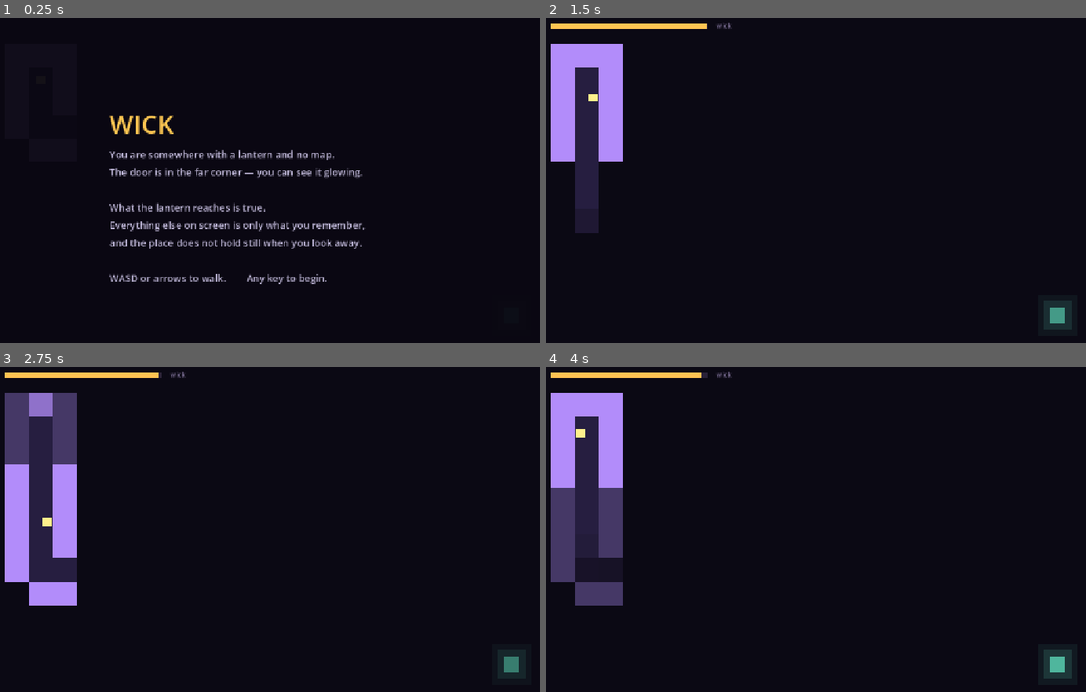
Above: before the commit, frames 1-4 (two rows, left to right).
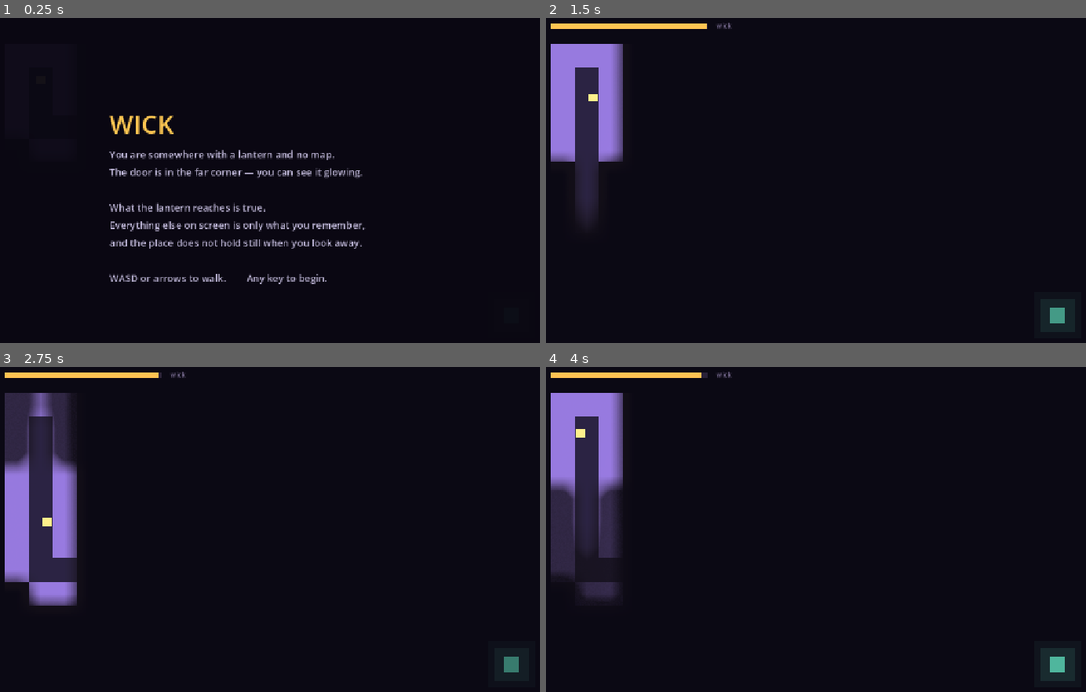
Above: after the commit, the same moments.

Repository: mistahuman/psychedelic-platformer
Game: Godot game, scene res://scenes/main.tscn
Two runs of this game, one before a commit and one after it. Both use one fixed random seed, a clock stepped at 60 frames per second and the inputs below.
Inputs:
- Up to frame 1 (0.25 s): no input
- Up to frame 2 (1.5 s): tap Enter at 0.5, 0.6, 1.35 s; hold D (move_right) 0.53-1.28 s; tap Space at 0.77 s; tap R (restart) at 1.25 s; hold S (move_down) from 1.28 s (still down)
- Up to frame 3 (2.75 s): tap Space at 1.52 s; release S (move_down) at 2.03 s; hold D (move_right) from 2.03 s (still down); tap Enter at 2.1 s
- Up to frame 4 (4 s): tap R (restart) at 2.75 s; release D (move_right) at 2.78 s; hold W (move_up) 2.78-3.53 s; tap Enter at 2.85, 3.6 s; tap Space at 3.02, 3.77 s; hold A (move_left) from 3.53 s (still down)

The runs differ from the first frame. In frame 2, 3.6% of the frame differs, in the area x 0-15%, y 7-67%; in frame 3, 5.7%, in the area x 0-15%, y 7-74%; in frame 4, 5.6%.

Commit message:
give wick sound and real light
Played and judged still prototype-grade, with two nameable reasons.

No audio. The strongest tell there is, and here it was doing mechanical damage:
the moment the lantern catches a memory being wrong is the point of the game and
it was announced only by a flash at the edge of vision. Every sound is generated
by tools/make_sounds.py from sines, filtered noise and envelopes — committed as a
script so they can be re-tuned rather than replaced. The drone is two low sines
detuned an eighth of a hertz apart so they beat; caught is an unresolved tritone
snapped off short; the door hums positionally from the exit; the heartbeat starts
under 28% wick.

The light was not light. Visibility was per-cell alpha, so the lantern was a
mosaic of 48px squares and the maze read as a diagram. Line of sight still has to
be computed per cell, but it is now uploaded as a 23x13 texture and sampled with
bilinear filtering, which turns the steps into a gradient. That inverted the
drawing: the maze is painted at full brightness and the lantern layer takes light
away, so "remembered" is dark because it is unlit rather than because it is a
second palette. A second texture channel carries "ever seen" and gives explored
cells a floor on their brightness — without it the remembered map, which is the
game, went black.

Structure is still missing: one maze, one attempt, no progression, no record.

Co-Authored-By: Claude Opus 5 <noreply@anthropic.com>
Claude-Session: https://claude.ai/code/session_014uSfj51PkUXkXSCW21Y7e5

Diff:
--- a/game/project.godot
+++ b/game/project.godot
@@ -13,6 +13,7 @@
 [autoload]
 
 Controls="*res://scripts/controls.gd"
+Sound="*res://scripts/sound.gd"
 
 [display]
 
--- a/game/scenes/main.tscn
+++ b/game/scenes/main.tscn
@@ -1,10 +1,23 @@
-[gd_scene load_steps=6 format=3]
+[gd_scene load_steps=9 format=3]
 
 [ext_resource type="PackedScene" path="res://scenes/player.tscn" id="1_player"]
 [ext_resource type="Script" path="res://scripts/maze.gd" id="2_maze"]
 [ext_resource type="Script" path="res://scripts/maze_view.gd" id="3_view"]
 [ext_resource type="Script" path="res://scripts/game.gd" id="4_game"]
 [ext_resource type="Script" path="res://scripts/hud.gd" id="5_hud"]
+[ext_resource type="Shader" path="res://shaders/lantern.gdshader" id="6_lantern"]
+[ext_resource type="Script" path="res://scripts/lighting.gd" id="7_lighting"]
+[ext_resource type="Script" path="res://scripts/beacons.gd" id="8_beacons"]
+
+[sub_resource type="ShaderMaterial" id="ShaderMaterial_lantern"]
+shader = ExtResource("6_lantern")
+shader_parameter/shadow_color = Color(0.045, 0.035, 0.08, 1)
+shader_parameter/warm = Color(1, 0.82, 0.55, 1)
+shader_parameter/flicker = 1.0
+shader_parameter/memory_brightness = 0.34
+shader_parameter/vignette_strength = 0.38
+shader_parameter/grain_strength = 0.035
+shader_parameter/time_seed = 0.0
 
 [node name="Main" type="Node2D"]
 
@@ -15,6 +28,19 @@
 
 [node name="MazeView" type="Node2D" parent="Maze"]
 script = ExtResource("3_view")
+maze_path = NodePath("..")
+
+[node name="Lighting" type="ColorRect" parent="Maze"]
+material = SubResource("ShaderMaterial_lantern")
+offset_right = 1104.0
+offset_bottom = 624.0
+mouse_filter = 2
+script = ExtResource("7_lighting")
+maze_path = NodePath("..")
+game_path = NodePath("../../Game")
+
+[node name="Beacons" type="Node2D" parent="Maze"]
+script = ExtResource("8_beacons")
 maze_path = NodePath("..")
 
 [node name="Player" parent="." instance=ExtResource("1_player")]
--- /dev/null
+++ b/game/scripts/beacons.gd
@@ -0,0 +1,58 @@
+extends Node2D
+
+## The door and the oil, drawn ON TOP of the lantern layer so they shine through
+## the dark. Everything else in the maze is subject to the light; these two are
+## the exceptions, deliberately: the door is the one thing the player is always
+## allowed to know, and oil is worth crossing the map for.
+
+@export var maze_path: NodePath = ^".."
+
+@export var exit_color := Color(0.40, 0.95, 0.80)
+@export var oil_color := Color(1.0, 0.78, 0.32)
+
+var maze: Node2D
+var _time := 0.0
+
+
+func _ready() -> void:
+	maze = get_node_or_null(maze_path) as Node2D
+
+
+func _process(delta: float) -> void:
+	_time += delta
+	queue_redraw()
+
+
+func _draw() -> void:
+	if maze == null:
+		return
+	var cell: float = maze.CELL
+	var size := Vector2(cell, cell)
+	_draw_oil(cell, size)
+	_draw_exit(cell, size)
+
+
+func _draw_oil(cell: float, size: Vector2) -> void:
+	for c in maze.oil_cells:
+		var i: int = maze.index(c.x, c.y)
+		if maze.memory[i] == maze.UNKNOWN:
+			continue
+		var amount: float = maze.light[i]
+		var at := Vector2(c as Vector2i) * cell
+		var pulse := 0.72 + 0.28 * sin(_time * 3.4)
+		var strength := lerpf(0.42, 1.0, amount) * pulse
+		draw_rect(Rect2(at - size * 0.1, size * 1.2), Color(oil_color, 0.14 * strength))
+		draw_rect(Rect2(at + size * 0.3, size * 0.4), Color(oil_color, strength))
+
+
+func _draw_exit(cell: float, size: Vector2) -> void:
+	var c: Vector2i = maze.exit_cell
+	var i: int = maze.index(c.x, c.y)
+	var amount: float = maze.light[i]
+	var seen: bool = maze.memory[i] != maze.UNKNOWN
+	var at := Vector2(c) * cell
+	var pulse := 0.78 + 0.22 * sin(_time * 2.0)
+	var strength := (0.92 if seen else 0.70) * pulse
+	draw_rect(Rect2(at - size * 0.5, size * 2.0), Color(exit_color, 0.07 * strength))
+	draw_rect(Rect2(at - size * 0.2, size * 1.4), Color(exit_color, 0.15 * strength))
+	draw_rect(Rect2(at + size * 0.18, size * 0.64), Color(exit_color, lerpf(strength, 1.0, amount)))
--- a/game/scripts/game.gd
+++ b/game/scripts/game.gd
@@ -31,6 +31,7 @@
 	if _maze:
 		_maze.reached_exit.connect(_on_escaped)
 		_maze.found_oil.connect(_on_oil)
+		_maze.was_fooled.connect(_on_fooled)
 	_enter(State.TITLE)
 
 
@@ -41,6 +42,9 @@
 	seconds_left -= delta
 	if _maze:
 		_maze.wick = clampf(seconds_left / WICK_SECONDS, 0.0, 1.0)
+	# The heartbeat is the only warning the wick gives. No number, no bar colour
+	# change that you have to be looking at — a sound that starts.
+	Sound.loop(&"heartbeat", wick_ratio() < 0.28, -11.0)
 	if seconds_left <= 0.0:
 		seconds_left = 0.0
 		_enter(State.BURNT_OUT)
@@ -88,17 +92,29 @@
 
 func _on_escaped() -> void:
 	_enter(State.ESCAPED)
+	Sound.play(&"escaped", -4.0)
+
+
+func _on_fooled(_total: int) -> void:
+	Sound.play(&"caught", -6.0, randf_range(0.97, 1.04))
 
 
 func _on_oil(_remaining: int) -> void:
 	oil_taken += 1
+	Sound.play(&"oil", -7.0)
 	# Capped at the starting wick: oil buys you back time, it does not let you
 	# hoard a lantern brighter than the one you began with.
 	seconds_left = minf(seconds_left + OIL_SECONDS, WICK_SECONDS)
 
 
 func _enter(next: State) -> void:
+	var was := state
 	state = next
+	Sound.loop(&"drone", state == State.PLAYING, -13.0)
+	if state != State.PLAYING:
+		Sound.loop(&"heartbeat", false)
+	if state == State.BURNT_OUT and was == State.PLAYING:
+		Sound.play(&"burnt_out", -3.0)
 	if _maze:
 		_maze.running = state == State.PLAYING
 	if _player:
--- /dev/null
+++ b/game/scripts/lighting.gd
@@ -0,0 +1,51 @@
+extends ColorRect
+
+## Owns the lantern layer: builds the per-cell visibility texture each frame and
+## hands it to shaders/lantern.gdshader, which does the smoothing.
+
+@export var maze_path: NodePath
+@export var game_path: NodePath
+
+var _maze: Node2D
+var _game: Node
+var _image: Image
+var _texture: ImageTexture
+var _time := 0.0
+var _flicker := 1.0
+
+
+func _ready() -> void:
+	_maze = get_node_or_null(maze_path) as Node2D
+	_game = get_node_or_null(game_path)
+	if _maze == null:
+		return
+	# Two channels: how lit a cell is, and whether it has ever been seen.
+	_image = Image.create(_maze.COLS, _maze.ROWS, false, Image.FORMAT_RGF)
+	_texture = ImageTexture.create_from_image(_image)
+	(material as ShaderMaterial).set_shader_parameter("light_map", _texture)
+
+
+func _process(delta: float) -> void:
+	if _maze == null or _image == null:
+		return
+	_time += delta
+	for y in _maze.ROWS:
+		for x in _maze.COLS:
+			var i: int = _maze.index(x, y)
+			var value: float = _maze.light[i]
+			var seen := 0.0 if _maze.memory[i] == _maze.UNKNOWN else 1.0
+			_image.set_pixel(x, y, Color(value, seen, 0.0))
+	_texture.update(_image)
+
+	# A flame is never steady, and it gets less steady as the wick runs down —
+	# so the unease arrives through the light itself rather than through the bar.
+	var wick := 1.0
+	if _game:
+		wick = _game.wick_ratio()
+	var unrest := lerpf(0.035, 0.16, 1.0 - wick)
+	var target := 1.0 - unrest * (0.5 + 0.5 * sin(_time * 11.0 + sin(_time * 4.3) * 2.0))
+	_flicker = lerpf(_flicker, target, 0.35)
+
+	var shader := material as ShaderMaterial
+	shader.set_shader_parameter("flicker", _flicker)
+	shader.set_shader_parameter("time_seed", _time)
--- a/game/scripts/maze.gd
+++ b/game/scripts/maze.gd
@@ -79,6 +79,7 @@
 
 var _player: Node2D
 var _walls: StaticBody2D
+var _door: AudioStreamPlayer2D
 var _shapes := {}
 var _debt := 0.0
 var _clock := 0.0
@@ -92,6 +93,16 @@
 	_walls.collision_layer = 1
 	_walls.collision_mask = 0
 	add_child(_walls)
+	# The door hums, positionally. Between the glow and the hum the objective is
+	# knowable from anywhere in the maze — being lost is meant to be about the
+	# route, never about which way is out.
+	_door = AudioStreamPlayer2D.new()
+	_door.stream = Sound.door_stream()
+	_door.volume_db = -12.0
+	_door.max_distance = 900.0
+	_door.attenuation = 1.6
+	_door.position = cell_center(exit_cell) - global_position
+	add_child(_door)
 	rebuild()
 
 
@@ -120,6 +131,8 @@
 		_player.global_position = cell_center(start_cell)
 		if _player is CharacterBody2D:
 			(_player as CharacterBody2D).velocity = Vector2.ZERO
+	if _door and not _door.playing:
+		_door.play()
 	_look()
 
 
--- a/game/scripts/maze_view.gd
+++ b/game/scripts/maze_view.gd
@@ -1,36 +1,35 @@
 extends Node2D
 
-## Draws the maze in three registers. The difference between them is the game:
+## Draws the maze cells, and nothing else. Two registers:
 ##
-##   lit         what the lantern reaches. True right now.
-##   remembered  what you saw last time. Drawn dim, and possibly already false.
-##   unknown     not drawn at all.
+##   lit         drawn from the truth — this is what you will collide with
+##   remembered  drawn from memory — what you saw last time, possibly stale
+##   unknown     not drawn
 ##
-## Plus the one thing the prototypes never had: when the lantern catches a
-## remembered cell being wrong, that cell FLASHES as it is overwritten. Without
-## it the maze changes in silence and the player never learns the rule.
+## Everything is drawn at full brightness. The dimming is the lantern layer's
+## job (scripts/lighting.gd), which is what lets it be smooth instead of a
+## per-cell mosaic. So "remembered" ends up dark because it is unlit, not
+## because it is painted a different colour — which is both simpler and closer
+## to how it should read.
+##
+## The one thing that never dims is the correction flash: when the lantern
+## catches a remembered cell being wrong, that cell has to be seen.
 
 @export var maze_path: NodePath = ^".."
 
 @export_group("Colours")
-@export var wall_lit := Color(0.70, 0.55, 0.98)
-@export var wall_remembered := Color(0.27, 0.22, 0.40)
-@export var floor_lit := Color(0.15, 0.12, 0.25)
-@export var floor_remembered := Color(0.09, 0.07, 0.15)
-@export var correction_color := Color(1.0, 0.45, 0.72)
-@export var exit_color := Color(0.40, 0.95, 0.80)
-@export var oil_color := Color(1.0, 0.78, 0.32)
+@export var wall_color := Color(0.62, 0.50, 0.92)
+@export var floor_color := Color(0.17, 0.14, 0.27)
+@export var correction_color := Color(1.0, 0.42, 0.70)
 
 var maze: Node2D
-var _time := 0.0
 
 
 func _ready() -> void:
 	maze = get_node_or_null(maze_path) as Node2D
 
 
-func _process(delta: float) -> void:
-	_time += delta
+func _process(_delta: float) -> void:
 	queue_redraw()
 
 
@@ -39,68 +38,16 @@
 		return
 	var cell: float = maze.CELL
 	var size := Vector2(cell, cell)
-
 	for y in maze.ROWS:
 		for x in maze.COLS:
 			var i: int = maze.index(x, y)
 			var remembered: int = maze.memory[i]
 			if remembered == maze.UNKNOWN:
 				continue
-			var at := Vector2(float(x), float(y)) * cell
-			var amount: float = maze.light[i]
-			var truth: int = maze.cells[i]
-			# Lit cells are drawn from the truth, unlit ones from memory. That
-			# one substitution is the whole mechanic.
-			var shown := truth if amount > 0.0 else remembered
-			var dim := wall_remembered if shown == maze.WALL else floor_remembered
-			var bright := wall_lit if shown == maze.WALL else floor_lit
-			var colour := dim.lerp(bright, amount)
+			var lit: bool = maze.light[i] > 0.02
+			var shown: int = maze.cells[i] if lit else remembered
+			var colour := wall_color if shown == maze.WALL else floor_color
 			var flash: float = maze.correction[i]
 			if flash > 0.0:
-				colour = colour.lerp(correction_color, flash * 0.85)
-			draw_rect(Rect2(at, size), colour)
-
-	_draw_oil(cell, size)
-	_draw_exit(cell, size)
-
-
-func _draw_oil(cell: float, size: Vector2) -> void:
-	for c in maze.oil_cells:
-		var i: int = maze.index(c.x, c.y)
-		if maze.memory[i] == maze.UNKNOWN:
-			continue
-		var amount: float = maze.light[i]
-		var at := Vector2(c as Vector2i) * cell
-		var pulse := 0.75 + 0.25 * sin(_time * 3.4)
-		draw_rect(
-			Rect2(at + size * 0.3, size * 0.4),
-			Color(oil_color, lerpf(0.30, 1.0, amount) * pulse)
-		)
-
-
-## The door is drawn even where the player has never been. Being lost is meant
-## to be about the route, not about the objective — the prototypes were unclear
-## about both at once, and that reads as having no goal at all.
-func _draw_exit(cell: float, size: Vector2) -> void:
-	var c: Vector2i = maze.exit_cell
-	var i: int = maze.index(c.x, c.y)
-	var amount: float = maze.light[i]
-	var seen: bool = maze.memory[i] != maze.UNKNOWN
-	var at := Vector2(c) * cell
-	var pulse := 0.78 + 0.22 * sin(_time * 2.0)
-	# A halo under the door so it reads as a glow rather than a tile. At the
-	# alphas this started with it was a dark square in a dark corner — the
-	# player was told to head for a light they could not actually see.
-	var strength := (0.92 if seen else 0.68) * pulse
-	draw_rect(
-		Rect2(at - size * 0.35, size * 1.7),
-		Color(exit_color, 0.10 * strength)
-	)
-	draw_rect(
-		Rect2(at - size * 0.12, size * 1.24),
-		Color(exit_color, 0.20 * strength)
-	)
-	draw_rect(
-		Rect2(at + size * 0.18, size * 0.64),
-		Color(exit_color, lerpf(strength, 1.0, amount))
-	)
+				colour = colour.lerp(correction_color, flash * 0.9)
+			draw_rect(Rect2(Vector2(float(x), float(y)) * cell, size), colour)
--- /dev/null
+++ b/game/scripts/sound.gd
@@ -0,0 +1,88 @@
+extends Node
+
+## Every sound in the game, generated by tools/make_sounds.py. Nothing here is
+## decoration: the drone is the room, the heartbeat is the wick running out, and
+## `caught` is the mechanic firing. A player who is not looking at the right
+## corner of the screen still hears the maze move.
+
+const ONE_SHOTS := {
+	&"step_a": "res://audio/step_a.wav",
+	&"step_b": "res://audio/step_b.wav",
+	&"caught": "res://audio/caught.wav",
+	&"oil": "res://audio/oil.wav",
+	&"escaped": "res://audio/escaped.wav",
+	&"burnt_out": "res://audio/burnt_out.wav",
+}
+
+const LOOPS := {
+	&"drone": "res://audio/drone.wav",
+	&"heartbeat": "res://audio/heartbeat.wav",
+}
+
+const DOOR := "res://audio/door.wav"
+
+var _cache := {}
+var _pool: Array[AudioStreamPlayer] = []
+var _loops := {}
+
+
+func _ready() -> void:
+	for _i in 8:
+		var player := AudioStreamPlayer.new()
+		add_child(player)
+		_pool.append(player)
+	for key in LOOPS:
+		var player := AudioStreamPlayer.new()
+		player.stream = looped(LOOPS[key])
+		add_child(player)
+		_loops[key] = player
+
+
+## A .wav imported by Godot does not loop by default and there is no way to say
+## otherwise from a hand-written project, so the loop points are set here.
+func looped(path: String) -> AudioStreamWAV:
+	var stream: AudioStreamWAV = (load(path) as AudioStreamWAV).duplicate()
+	stream.loop_mode = AudioStreamWAV.LOOP_FORWARD
+	stream.loop_begin = 0
+	stream.loop_end = _frame_count(stream)
+	return stream
+
+
+func door_stream() -> AudioStreamWAV:
+	return looped(DOOR)
+
+
+func _frame_count(stream: AudioStreamWAV) -> int:
+	var width := 2 if stream.format == AudioStreamWAV.FORMAT_16_BITS else 1
+	var channels := 2 if stream.stereo else 1
+	return stream.data.size() / (width * channels)
+
+
+func play(key: StringName, volume_db := 0.0, pitch := 1.0) -> void:
+	if not ONE_SHOTS.has(key):
+		return
+	if not _cache.has(key):
+		_cache[key] = load(ONE_SHOTS[key])
+	for player in _pool:
+		if not player.playing:
+			player.stream = _cache[key]
+			player.volume_db = volume_db
+			player.pitch_scale = pitch
+			player.play()
+			return
+
+
+func loop(key: StringName, on: bool, volume_db := 0.0) -> void:
+	var player: AudioStreamPlayer = _loops.get(key)
+	if player == null:
+		return
+	player.volume_db = volume_db
+	if on and not player.playing:
+		player.play()
+	elif not on and player.playing:
+		player.stop()
+
+
+func stop_all_loops() -> void:
+	for player in _loops.values():
+		player.stop()
--- a/game/scripts/walker.gd
+++ b/game/scripts/walker.gd
@@ -8,6 +8,12 @@
 @export var friction := 2600.0
 
 var frozen := true
+
+## Steps are paced by distance covered, not by a timer, so they stay in step
+## with the character when it accelerates and decelerates.
+const STEP_DISTANCE := 38.0
+var _since_step := 0.0
+var _left_foot := true
 
 
 func _physics_process(delta: float) -> void:
@@ -21,3 +27,17 @@
 	else:
 		velocity = velocity.move_toward(direction * max_speed, acceleration * delta)
 	move_and_slide()
+	_footsteps(delta)
+
+
+func _footsteps(delta: float) -> void:
+	_since_step += velocity.length() * delta
+	if _since_step < STEP_DISTANCE:
+		return
+	_since_step = 0.0
+	_left_foot = not _left_foot
+	Sound.play(
+		&"step_a" if _left_foot else &"step_b",
+		-13.0,
+		randf_range(0.94, 1.07)
+	)
--- /dev/null
+++ b/game/shaders/lantern.gdshader
@@ -0,0 +1,50 @@
+shader_type canvas_item;
+
+// The lantern. The maze underneath is drawn at full brightness and this layer
+// takes the light away again — which is why it can be smooth: visibility is
+// computed per cell on the CPU (it has to be, it is a line-of-sight test), then
+// handed over as a tiny COLS x ROWS texture and sampled with bilinear filtering.
+// Interpolating between cell centres on the GPU is what turns a mosaic of
+// squares into a light.
+
+// R = how lit the cell is right now. G = whether it has ever been seen.
+// The second channel matters: a cell the player has explored must stay legible
+// even in the dark, because the remembered map IS the game. Without a floor on
+// its brightness the lantern layer buries it and the player is left with a
+// pinhole and no memory to contradict.
+uniform sampler2D light_map : filter_linear, repeat_disable;
+uniform float memory_brightness : hint_range(0.0, 1.0) = 0.34;
+uniform vec3 shadow_color = vec3(0.045, 0.035, 0.08);
+uniform vec3 warm = vec3(1.0, 0.82, 0.55);
+uniform float flicker = 1.0;
+uniform float vignette_strength : hint_range(0.0, 1.0) = 0.38;
+uniform float grain_strength : hint_range(0.0, 0.2) = 0.035;
+uniform float time_seed = 0.0;
+
+float hash(vec2 p) {
+	return fract(sin(dot(p, vec2(127.1, 311.7))) * 43758.5453);
+}
+
+void fragment() {
+	vec2 sampled = texture(light_map, UV).rg;
+	float vis = clamp(sampled.r * flicker, 0.0, 1.0);
+	float seen = clamp(sampled.g, 0.0, 1.0);
+	vis = max(vis, seen * memory_brightness);
+
+	// Bias the curve so the falloff spends more of its range near the edge of
+	// the lantern, where the eye is actually looking for the boundary.
+	float dark = pow(1.0 - vis, 1.4);
+
+	// The far corners of the screen sit under a little more shadow than the
+	// light map alone would give, which keeps the frame from reading flat.
+	vec2 centred = UV - vec2(0.5);
+	float vignette = smoothstep(0.35, 0.95, length(centred * vec2(1.0, 0.62)) * 2.0);
+	dark = clamp(dark + vignette * vignette_strength * (1.0 - vis * 0.85), 0.0, 1.0);
+
+	// A little warmth bled into the lit area: a flame is not a white torch.
+	vec3 tint = mix(shadow_color, warm, vis * 0.10);
+
+	float grain = (hash(UV * 900.0 + vec2(time_seed)) - 0.5) * grain_strength;
+
+	COLOR = vec4(tint, clamp(dark * 0.96 + grain * dark, 0.0, 1.0));
+}
Not shown, added: game/audio/burnt_out.wav.import
Not shown, added: game/audio/caught.wav.import
Not shown, added: game/audio/door.wav.import
Not shown, added: game/audio/drone.wav.import
Not shown, added: game/audio/escaped.wav.import
Not shown, added: game/audio/heartbeat.wav.import
Not shown, added: game/audio/oil.wav.import
Not shown, added: game/audio/step_a.wav.import
Not shown, added: game/audio/step_b.wav.import
Not shown, added: game/scripts/beacons.gd.uid
Not shown, added: game/scripts/controls.gd.uid
Not shown, added: game/scripts/game.gd.uid
(and 20 more such lines)
